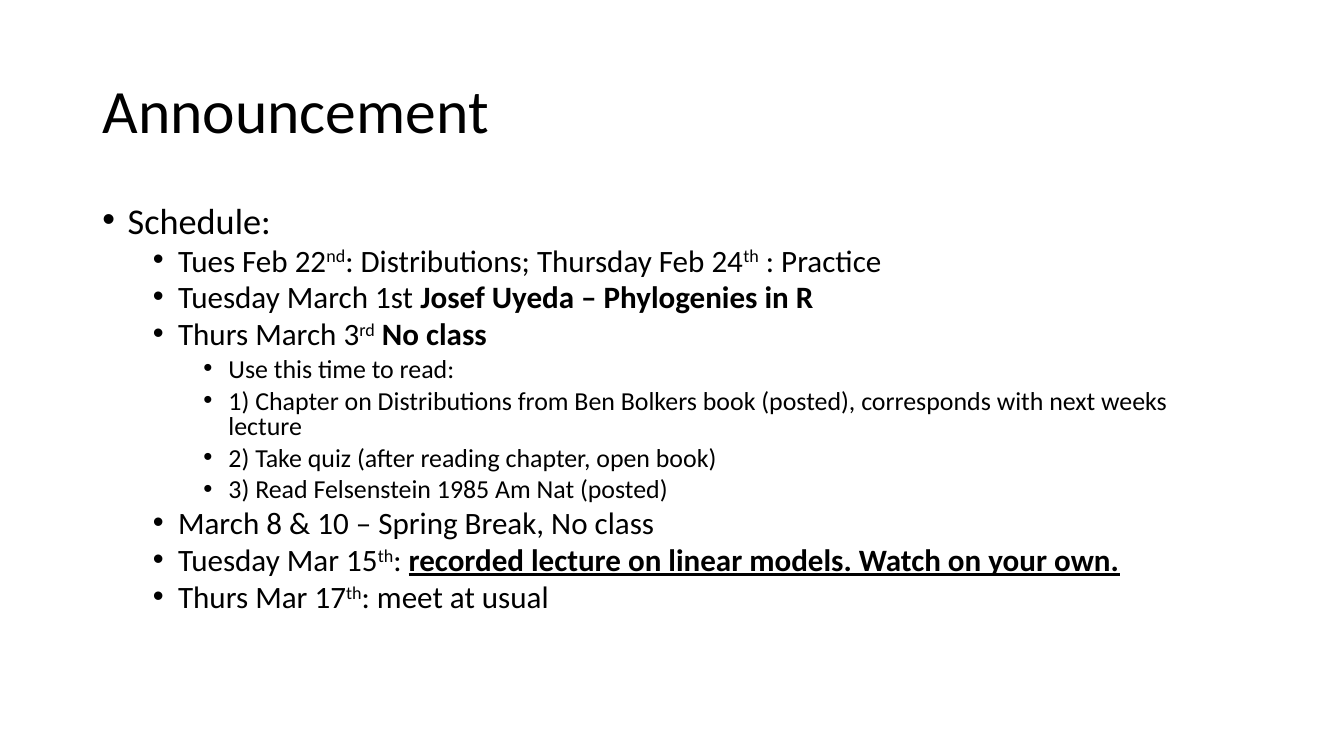
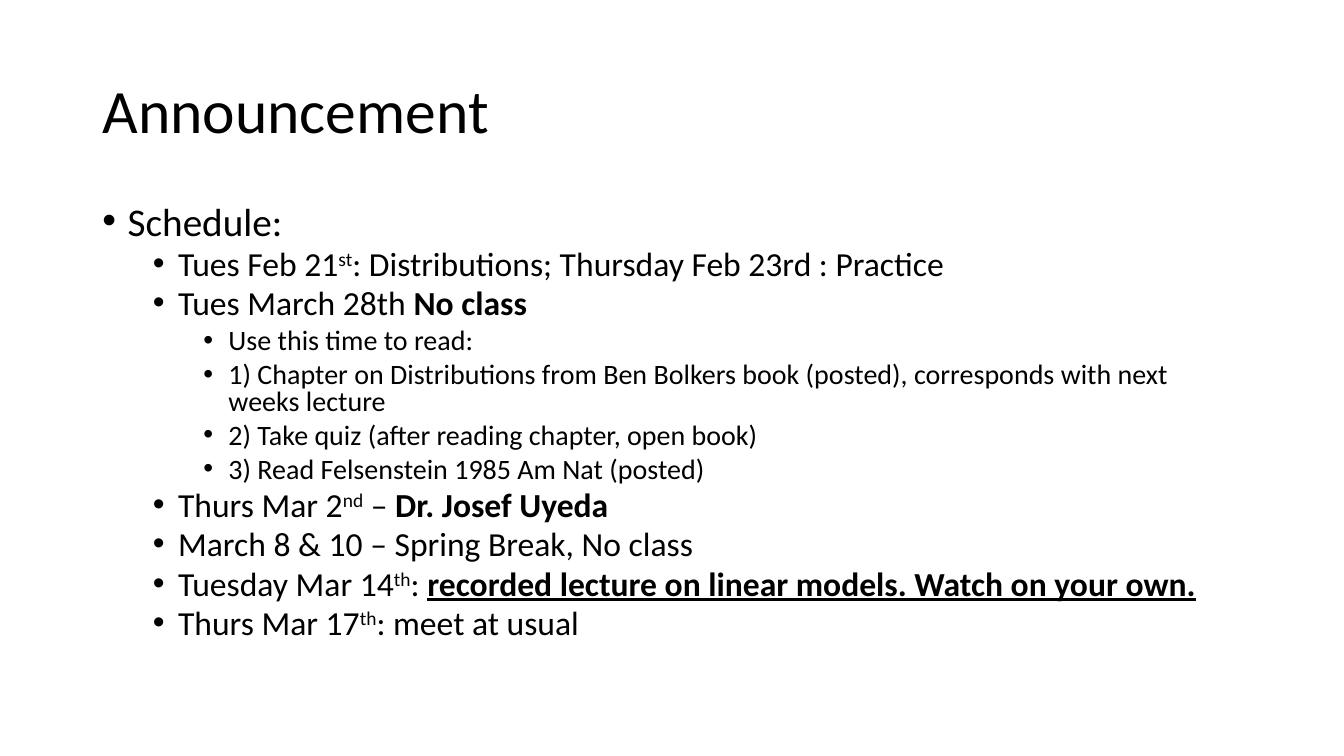
Before and after one commit to VTQuantMethodsEEB/klangwig, a slide deck: slide 2 of lectures/week_5_tests/le_5_tests.pptx. Drawn at 1344x756 pixels with LibreOffice and Linux fonts; fonts in the diff are those of the drawing. Boxes give left, top, right and bottom in pixels: in the first picture for what was removed or moved away, otherwise in the second. Text is boxed around its words. In the diff, an @@ line names an element or a change of style, - is before the commit and + after.

```diff
--- a/lectures/week_5_tests/le_5_tests.pptx
+++ b/lectures/week_5_tests/le_5_tests.pptx
@@ text at <box>128,208,1168,636</box>: size 25.9 to 28 pt in "Schedule:"; size 18.5 to 20 pt in "Use this time to read:", "1) Chapter on Distributions from Ben Bolkers ...", "2) Take quiz (after reading chapter, open ...", "3) Read Felsenstein 1985 Am Nat (posted)"; size 22.2 to 24 pt in "March 8 & 10 – Spring Break, ...", "Thurs Mar 17th: meet at usual" @@
@@ text at <box>178,252,944,316</box>: text changed; size 22.2 to 24 pt @@
-  • Tues Feb 22nd: Distributions; Thursday Feb 24th : Practice
-  • Tuesday March 1st Josef Uyeda – Phylogenies in R
-  • Thurs March 3rd No class
+  • Tues Feb 21st: Distributions; Thursday Feb 23rd : Practice
+  • Tues March 28th No class
@@ text at <box>178,493,608,523</box>: paragraph added @@
+  • Thurs Mar 2nd – Dr. Josef Uyeda
@@ text at <box>178,572,1196,602</box>: text changed; size 22.2 to 24 pt @@
-  • Tuesday Mar 15th: recorded lecture on linear models. Watch on your own.
+  • Tuesday Mar 14th: recorded lecture on linear models. Watch on your own.
```
Also in this commit, not shown: 1 other slide changed, 4 other files.
